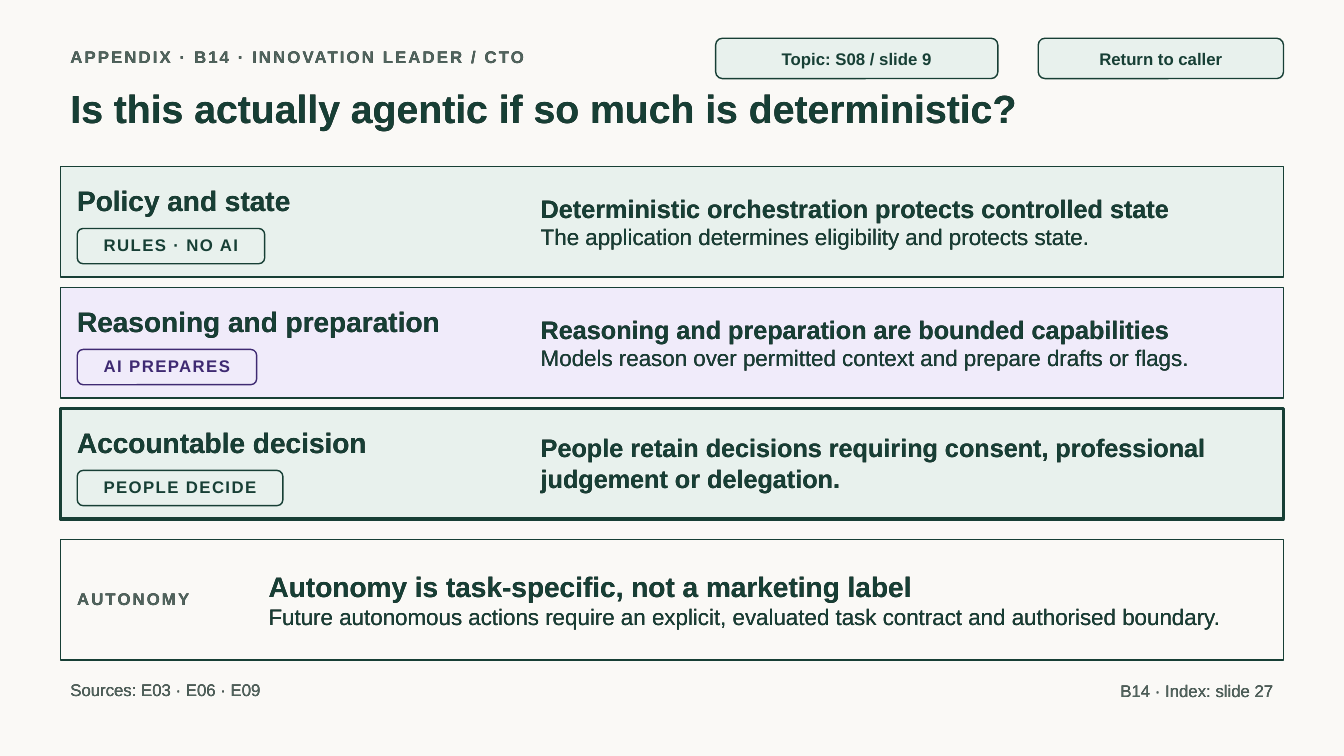
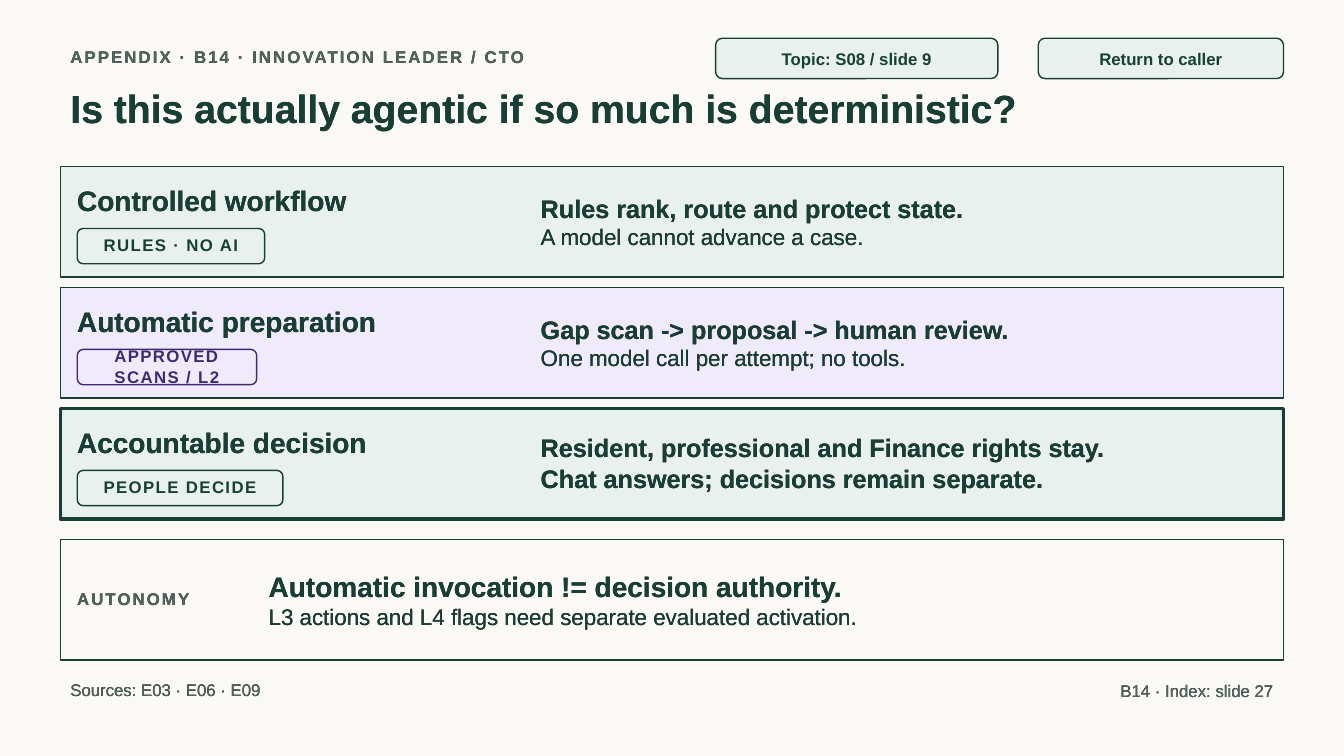
Before and after one commit to jmservera/ama, a slide deck: slide 41 of docs/capstone/deck/zava-forward-cowork-v2-draft.pptx. Drawn at 1344x756 pixels with LibreOffice and Linux fonts; fonts in the diff are those of the drawing. Boxes give left, top, right and bottom in pixels: in the first picture for what was removed or moved away, otherwise in the second. Text is boxed around its words. In the diff, an @@ line names an element or a change of style, - is before the commit and + after.

```diff
--- a/docs/capstone/deck/zava-forward-cowork-v2-draft.pptx
+++ b/docs/capstone/deck/zava-forward-cowork-v2-draft.pptx
@@ text at (77,190,346,212): text changed @@
-Policy and state
+Controlled workflow
@@ text at (541,199,963,224): text changed; size 16 to 18 pt; bold on @@
-Deterministic orchestration protects controlled state
-The application determines eligibility and protects state.
+Rules rank, route and protect state.
+A model cannot advance a case.
@@ text at (77,311,376,338): text changed @@
-Reasoning and preparation
+Automatic preparation
@@ text at (541,320,1008,371): text changed; size 16 to 18 pt; bold on @@
-Reasoning and preparation are bounded capabilities
-Models reason over permitted context and prepare drafts or flags.
+Gap scan -> proposal -> human review.
+One model call per attempt; no tools.
@@ text in rounded rectangle at (114,349,219,386): text changed @@
-AI PREPARES
+APPROVED SCANS / L2
@@ text at (541,438,1105,493): text changed @@
-People retain decisions requiring consent, professional judgement or delegation.
+Resident, professional and Finance rights stay.
+Chat answers; decisions remain separate.
@@ text at (269,576,856,630): text changed @@
-Autonomy is task-specific, not a marketing label
-Future autonomous actions require an explicit, evaluated task contract and authorised boundary.
+Automatic invocation != decision authority.
+L3 actions and L4 flags need separate evaluated activation.
```
Also in this commit, not shown: 10 other slides changed, 2 slides added, 2 slides removed, 30 other files.
